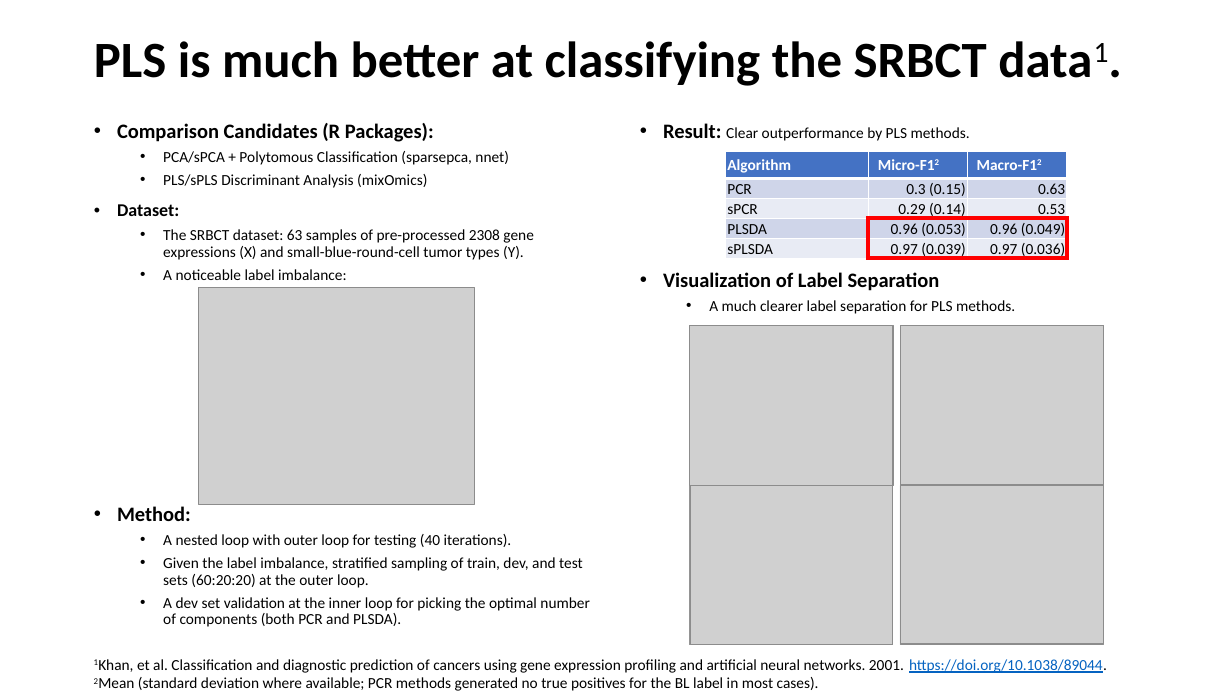
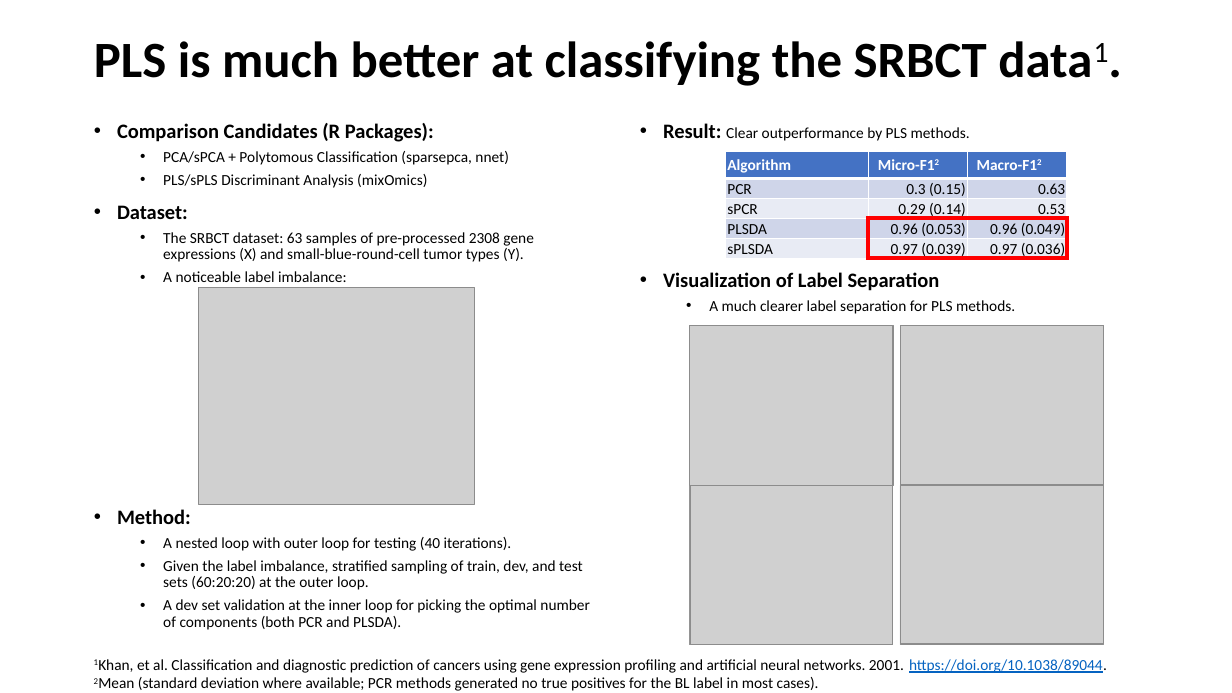
Before and after one commit to derekim23/pcr_v_pls, a slide deck: slide 2 of PCR_v_PLS_short_v2.pptx. Drawn at 1232x693 pixels with LibreOffice and Linux fonts; fonts in the diff are those of the drawing; grey boxes stand for pictures. Boxes give left, top, right and bottom in pixels: in the first picture for what was removed or moved away, otherwise in the second. Text is boxed around its words. In the diff, an @@ line names an element or a change of style, - is before the commit and + after.

```diff
--- a/PCR_v_PLS_short_v2.pptx
+++ b/PCR_v_PLS_short_v2.pptx
@@ text at (117, 205, 188, 219): size 14 to 16 pt in "Dataset:" @@
```
Also in this commit, not shown: 3 other files.
